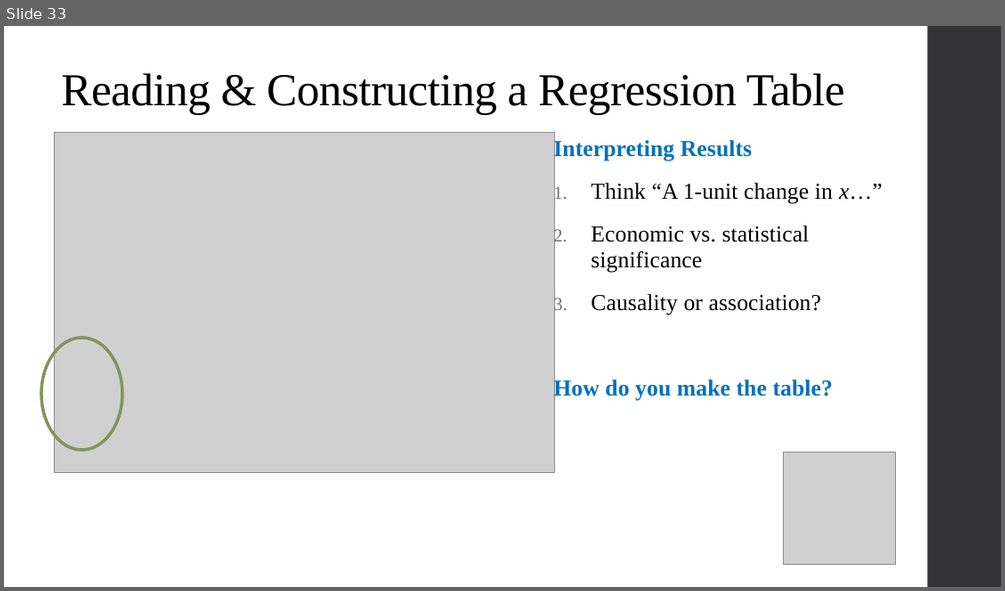
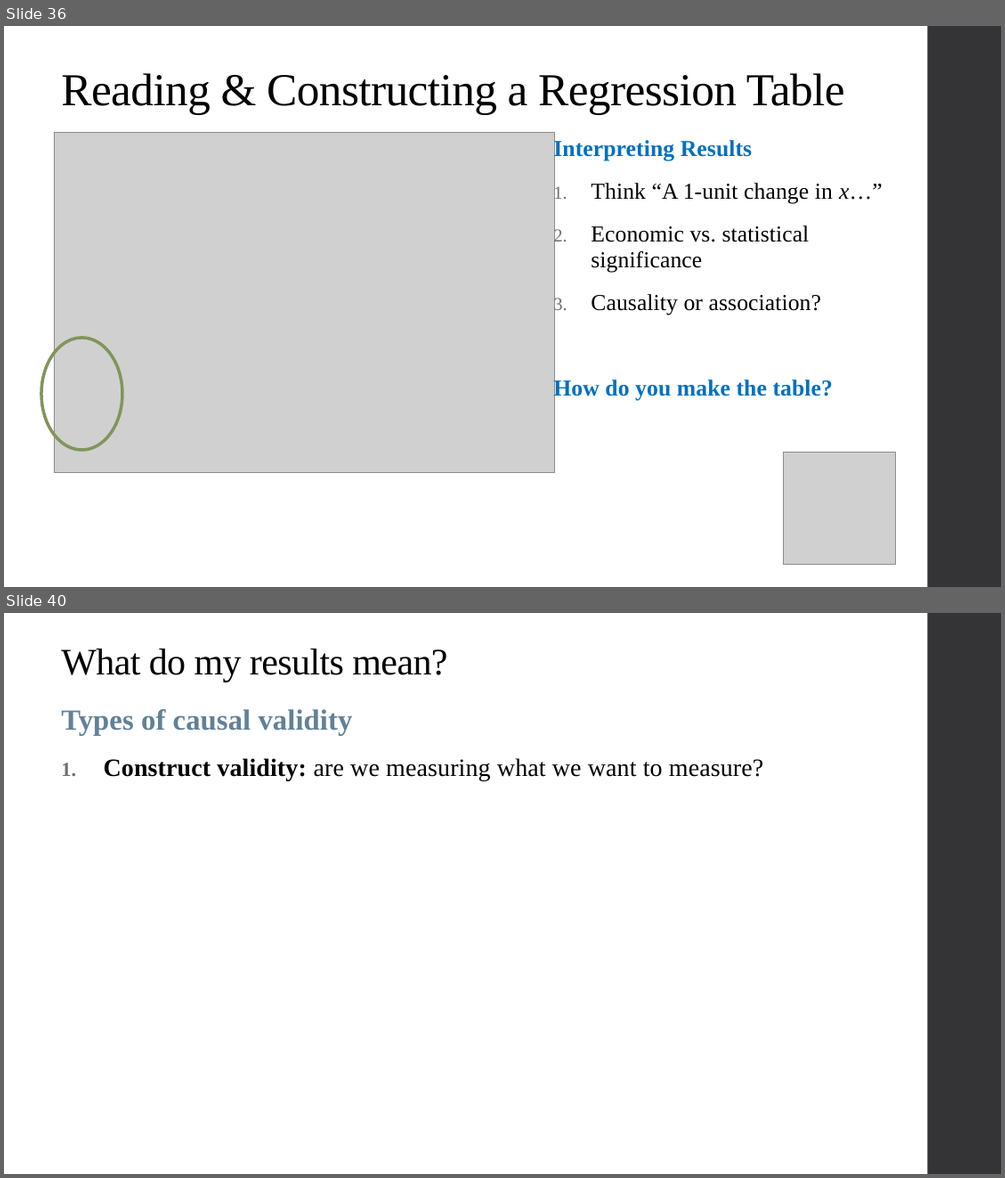
Before and after one commit to qiufei/fork-HAD5744, a slide deck: Lecture03_MultivariateOLS1/Lecture3_MultivariateOLS_2022F.pptx. Shown one above the other, each under a label of ours: slide 33 before the commit, slides 36 and 40 after it; the slides between them are not shown. The pictures are 1005x591 and 1005x1178 pixels, drawn with LibreOffice and Linux fonts; fonts in the diff are those of the drawing; grey boxes stand for pictures. Boxes give left, top, right and bottom in pixels: in the first picture for what was removed or moved away, otherwise in the second. Text is boxed around its words. In the diff, an @@ line names an element or a change of style, - is before the commit and + after.

```diff
--- a/Lecture03_MultivariateOLS1/Lecture3_MultivariateOLS_2022F.pptx
+++ b/Lecture03_MultivariateOLS1/Lecture3_MultivariateOLS_2022F.pptx
@@ slide 40 added at [4,613,1001,1174], background #FFFFFF; not listed: 1 template element that a slide beside it also shows @@
@@ title added at [61,649,447,682], 36 pt, text #000000 @@
+What do my results mean?
@@ text added at [61,709,763,781], 24 pt, text #000000, bold @@
+Types of causal validity
+1. Construct validity: are we measuring what we want to measure?
@@ what was slide 33 is now slide 36 @@
```
Also in this commit, not shown: 4 slides changed, 20 other slides added, 2 slides removed, 5 other files.
